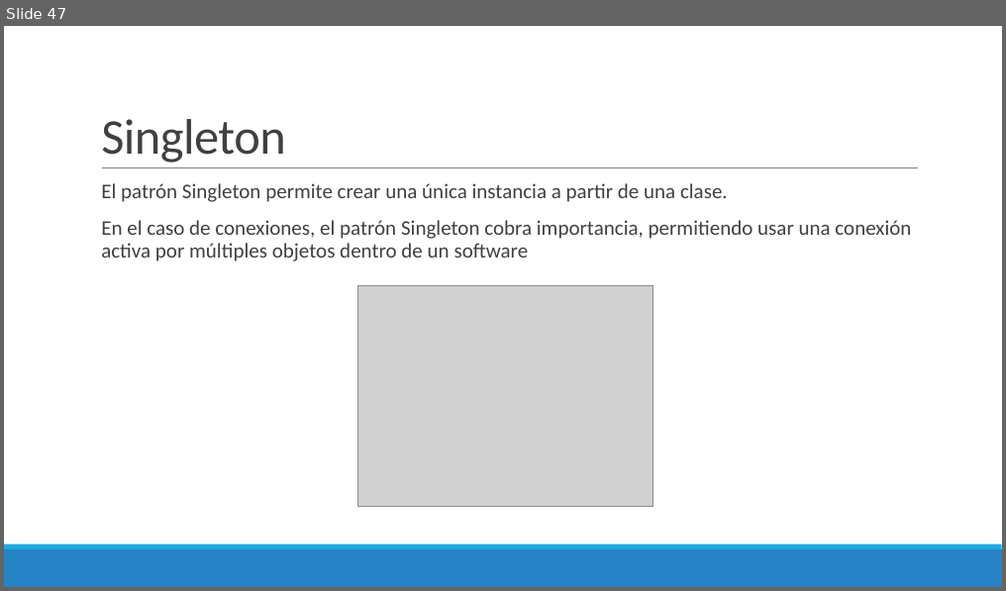
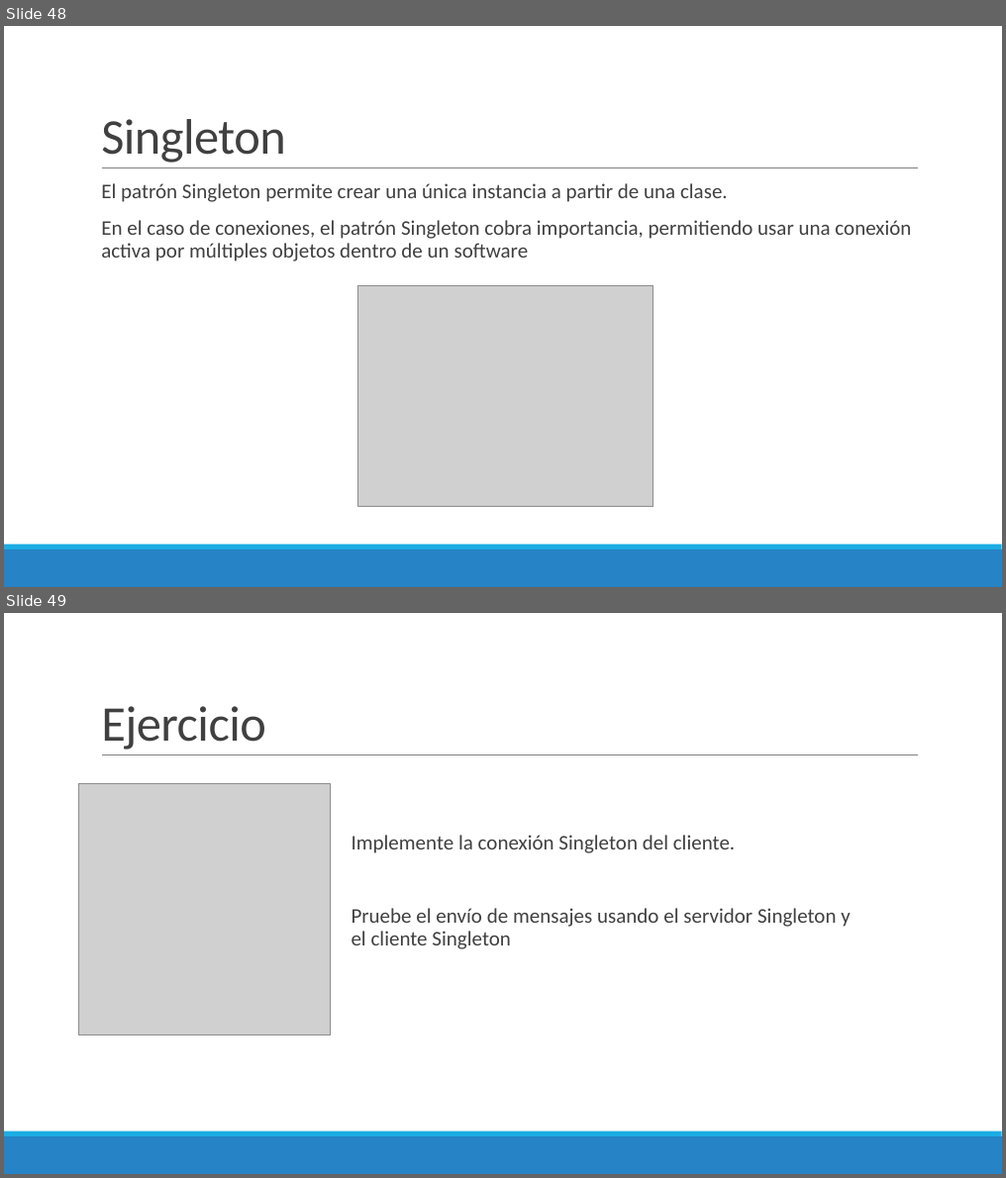
Before and after one commit to Domiciano/ProgramacionEnRed191, a slide deck: Semana 3/Presentación.pptx. Shown one above the other, each under a label of ours: slide 47 before the commit, slides 48 and 49 after it. The pictures are 1006x591 and 1006x1178 pixels, drawn with LibreOffice and Linux fonts; fonts in the diff are those of the drawing; grey boxes stand for pictures. Boxes give left, top, right and bottom in pixels: in the first picture for what was removed or moved away, otherwise in the second. Text is boxed around its words. In the diff, an @@ line names an element or a change of style, - is before the commit and + after.

```diff
--- a/Semana 3/Presentación.pptx
+++ b/Semana 3/Presentación.pptx
@@ slide 49 added at (4,613,1002,1174), background #FFFFFF; not listed: 3 template elements that a slide beside it also shows @@
@@ title added at (101,706,266,750), 48 pt, text #404040 @@
+Ejercicio
@@ picture added at (79,783,330,1035) @@
@@ text added at (351,835,849,950), 20 pt, text #404040 @@
+  Implemente la conexión Singleton del cliente.
+  Pruebe el envío de mensajes usando el servidor Singleton y el cliente Singleton
@@ what was slide 47 is now slide 48 @@
```
Also in this commit, not shown: 2 other slides added, 2 other files.
